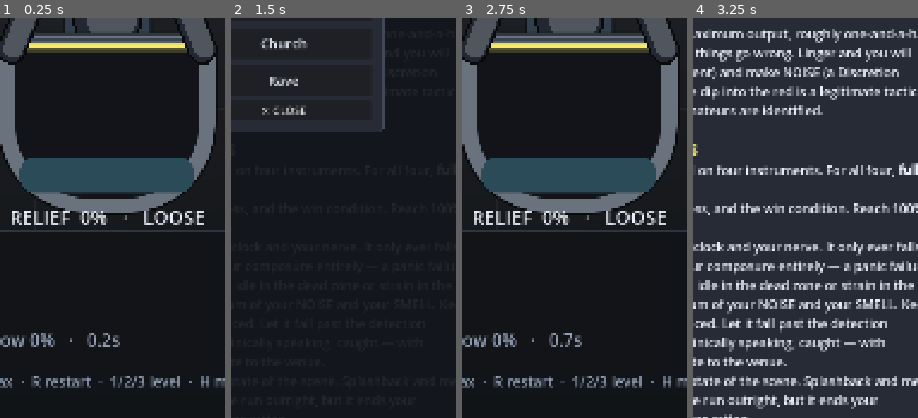
Above: before the commit, frames 1-4 (left to right).
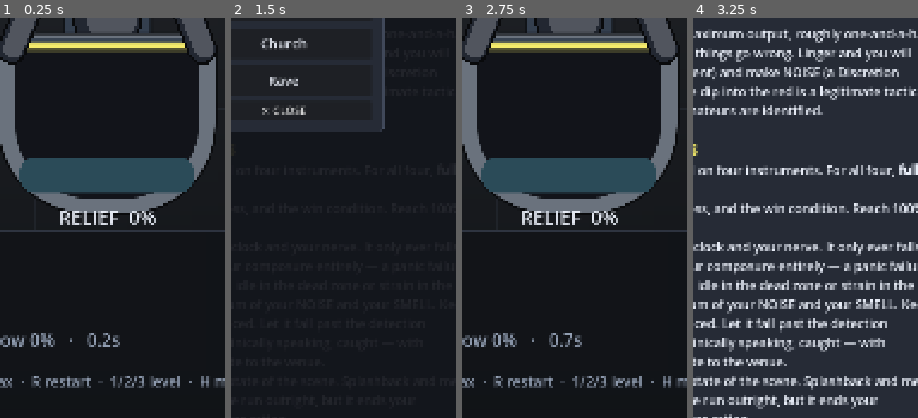
Above: after the commit, the same moments.

Repository: CodeMasterMike/poo-sim
Game: Godot game, scene res://scenes/sit/push_prototype.tscn
Same seed, same stepped clock (60 frames per second), same inputs: the game is played once before the commit and once after it.
Inputs:
- Up to frame 1 (0.25 s): no input
- Up to frame 2 (1.5 s): click "?" at 0.5 s; click "LEVEL: Prototype" at 1.25 s
- Up to frame 3 (2.75 s): click "Prototype • now playing" at 2 s
- Up to frame 4 (3.25 s): click "?" at 2.75 s
The pictures show only the part of the screen within x 38-88%, y 47-97%; the shares and areas given below are measured in that part.

The runs differ from the first frame. In frame 1, 1.8% of the frame differs, in the area x 5-91%, y 48-52%; in frame 2, nothing differs; in frame 3, 1.8%; in frame 4, nothing differs.

Commit message:
Name the bowl's consistency in the readout when nothing is flowing
The readout always named the EXIT consistency, so with the needle parked on
the floor it read RUNNY while the bowl in front of you plainly held a firm
mound — describing output that wasn't happening, and contradicting the thing
the player is actually looking at.

It now names whatever is meaningful: the exit while something is coming out,
the bowl once it isn't. Empty and not flowing — the opening seconds — names
nothing at all, since bowl_thickness is undefined until the first deposit and
any word there would be invented.

"Is anything coming out" was already being computed inside _draw_stream, so
it is now one shared _is_flowing() covering all three ways output stops: the
push gate, a Knock freeze, and the splash stall. The label physically cannot
disagree with whether the stream is drawn.

Co-Authored-By: Claude Opus 5 <noreply@anthropic.com>

Diff:
--- a/scripts/systems/push_prototype.gd
+++ b/scripts/systems/push_prototype.gd
@@ -748,21 +748,36 @@
 				maxf(1.0, lift * 0.22), Palette.MATTER_LIT)
 
 
+## Is anything actually coming out right now?
+##
+## Shared by the falling stream and the consistency readout, so the label can never
+## name a consistency the bowl isn't showing. Covers all three ways output stops:
+## the needle resting below the push gate, a Knock freeze, and the stall after a
+## splash.
+func _is_flowing() -> bool:
+	if _state.phase != SimState.Phase.PLAYING:
+		return false
+	if Hazards.relief_stalled(_state) or _state.splash_stall > 0.0:
+		return false
+	return _flow_volume() > 0.03
+
+
+## Current output as a fraction of this level's hardest possible flow — the
+## stream's width, and the test above.
+func _flow_volume() -> float:
+	var rate := PushSim.flow_rate(_state, _level) * PushSim.density_of(_state.thickness, _level)
+	return clampf(rate / maxf(0.1, _level.fill_red), 0.0, 1.3)
+
+
 ## What's actually coming out, falling to where the sim is depositing it.
 ##
 ## Thin, quick and near-straight when it's runny; a fat, slow, wavering rope when
 ## it's solid. Width tracks the live fill rate, so the stream is a direct readout
 ## of how fast you're filling — push harder and you can see it thicken.
 func _draw_stream(h: float, cav: Rect2) -> void:
-	if _state.phase != SimState.Phase.PLAYING:
-		return
-	# Nothing is moving during a Knock freeze or the stall after a splash.
-	if Hazards.relief_stalled(_state) or _state.splash_stall > 0.0:
-		return
-	var rate := PushSim.flow_rate(_state, _level) * PushSim.density_of(_state.thickness, _level)
-	var vol := clampf(rate / maxf(0.1, _level.fill_red), 0.0, 1.3)
-	if vol <= 0.03:
-		return
+	if not _is_flowing():
+		return
+	var vol := _flow_volume()
 
 	var thick := _state.thickness
 	# Asked of the sim, not recomputed here — the stream has to land on the column
@@ -1118,13 +1133,33 @@
 	# Wider than the cavity, and shifted back by half the excess so it stays
 	# centred on the bowl — the cavity's own width clips the longer words.
 	var pad := w * 0.14
-	_text(font, "RELIEF  %d%%   ·   %s" % [int(_state.relief), _consistency_word()],
-			cav.position.x - pad * 0.5, int(h * 0.727), cav.size.x + pad,
+	var line := "RELIEF  %d%%" % int(_state.relief)
+	var word := _readout_consistency()
+	if not word.is_empty():
+		line += "   ·   " + word
+	_text(font, line, cav.position.x - pad * 0.5, int(h * 0.727), cav.size.x + pad,
 			int(h * 0.024), TEXT)
 
 
-func _consistency_word() -> String:
-	var t := _state.thickness
+## Which consistency the readout names.
+##
+## While something is coming out, it describes THAT. When nothing is — needle on
+## the floor, a Knock freeze, a splash stall — naming the exit is describing output
+## that isn't happening, and it reads as a contradiction next to a bowl full of
+## firm matter. So it falls back to what's in the bowl, the only consistency that
+## still means anything at rest.
+##
+## Empty and not flowing (the opening seconds) names nothing at all: `bowl_thickness`
+## is undefined until the first deposit, so any word there would be invented.
+func _readout_consistency() -> String:
+	if _is_flowing():
+		return _consistency_word(_state.thickness)
+	if _state.bowl_mass() > 0.0:
+		return _consistency_word(_state.bowl_thickness)
+	return ""
+
+
+func _consistency_word(t: float) -> String:
 	if t < 0.20:
 		return "RUNNY"
 	if t < 0.42:
